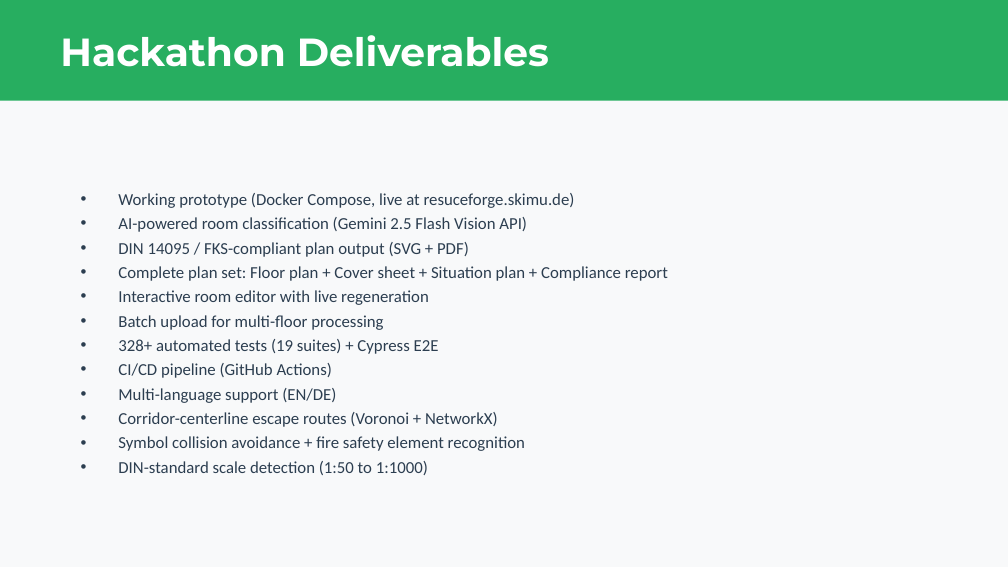
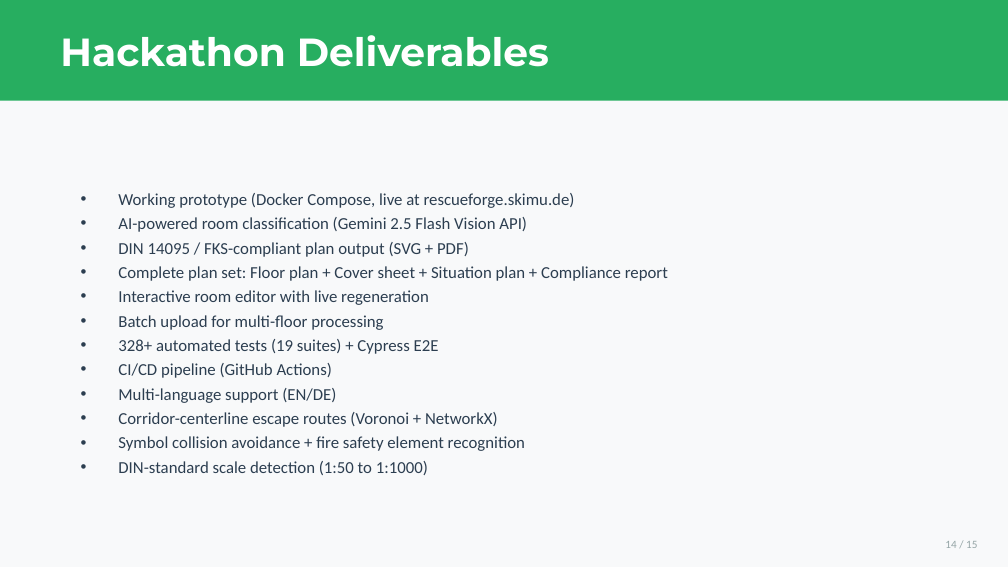
Before and after one commit to NWichter-NeoTube/RescueForge, a slide deck: slide 14 of RescueForge_Final.pptx (slide 13 before the commit). Drawn at 1008x567 pixels with LibreOffice and Linux fonts; fonts in the diff are those of the drawing. Boxes give left, top, right and bottom in pixels: in the first picture for what was removed or moved away, otherwise in the second. Text is boxed around its words. In the diff, an @@ line names an element or a change of style, - is before the commit and + after.

Commit message:
feat: presentation improved to 15 slides
- Add Web-First Integration Strategy slide (answers AutoCAD plugin question)
- Fix typo resuceforge → rescueforge in slides 13+14
- Add slide numbers to all content slides
- Now 15 slides (was 13), within 10-15 requirement

```diff
--- a/RescueForge_Final.pptx
+++ b/RescueForge_Final.pptx
@@ text at bbox=[118, 193, 575, 208]: text changed @@
-• Working prototype (Docker Compose, live at resuceforge.skimu.de)
+• Working prototype (Docker Compose, live at rescueforge.skimu.de)
@@ text added at bbox=[945, 541, 977, 548], 8 pt, text #95A5A6 @@
+14 / 15
```
Also in this commit, not shown: 12 other slides changed, 1 slide added, 1 other file.
